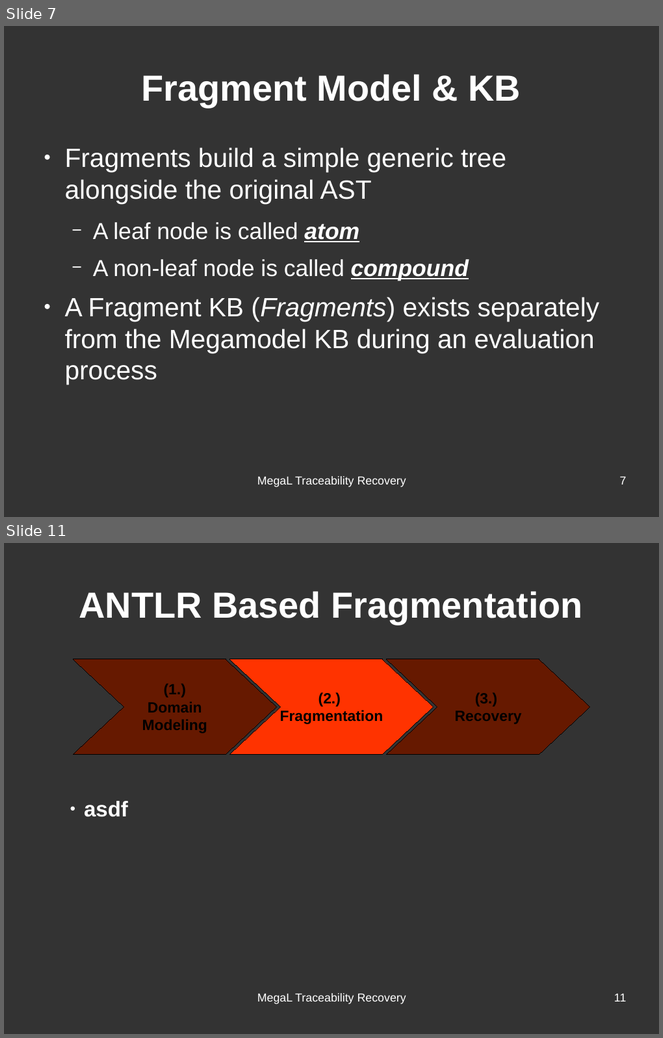
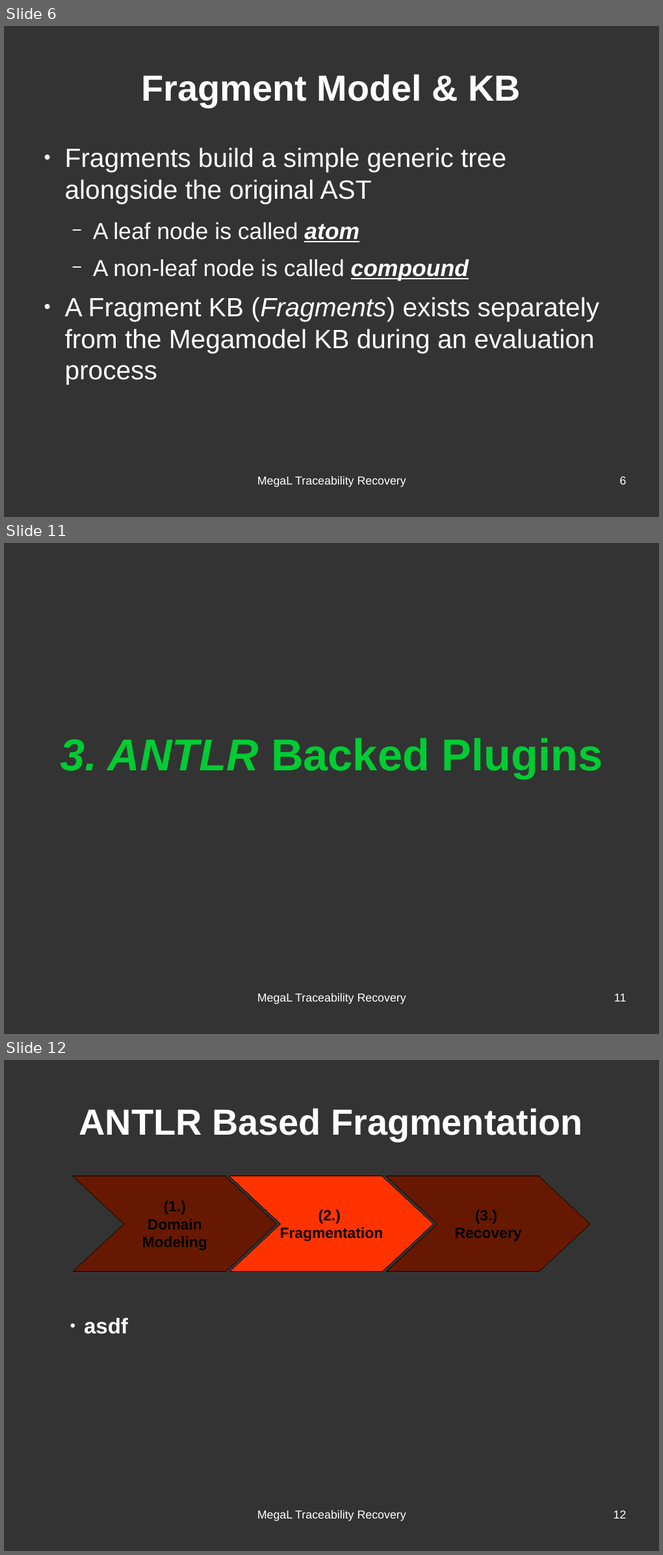
Before and after one commit to hayasam/megal-tr, a slide deck: slides/meeting-2016-06-28/meeting-2016-06-28.odp. Shown one above the other, each under a label of ours: slides 7 and 11 before the commit, slides 6, 11 and 12 after it; the slides between them are not shown. The pictures are 663x1038 and 663x1555 pixels, drawn with LibreOffice and Linux fonts; fonts in the diff are those of the drawing. Boxes give left, top, right and bottom in pixels: in the first picture for what was removed or moved away, otherwise in the second. Text is boxed around its words. In the diff, an @@ line names an element or a change of style, - is before the commit and + after.

```diff
--- a/slides/meeting-2016-06-28/meeting-2016-06-28.odp
+++ b/slides/meeting-2016-06-28/meeting-2016-06-28.odp
@@ slide 11 added at [4, 543, 659, 1034], background #333333 @@
@@ subtitle added at [60, 738, 603, 779], 54 pt, text #00CC33, bold @@
+3. ANTLR Backed Plugins
@@ text added at [258, 993, 406, 1005], 14 pt, text #FFFFFF @@
+MegaL Traceability Recovery
@@ page number added at [614, 993, 626, 1002], 14 pt, text #FFFFFF @@
+11
@@ what was slide 7 is now slide 6 @@
@@ page number at [620, 476, 627, 485]: text changed @@
-7
+6
@@ what was slide 11 is now slide 12 @@
@@ page number at [614, 1510, 627, 1519]: text changed @@
-11
+12
```
Also in this commit, not shown: 9 slides changed, 6 other files.
